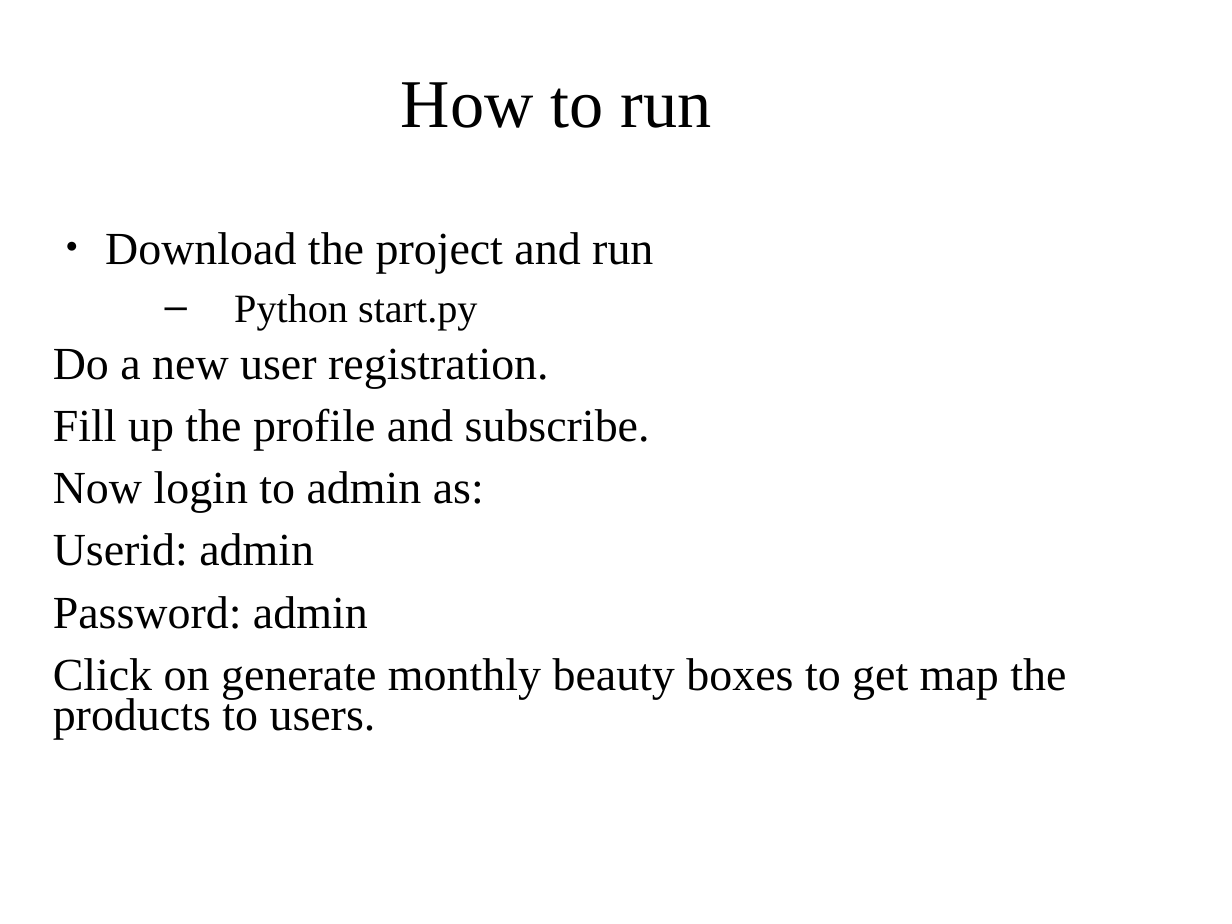
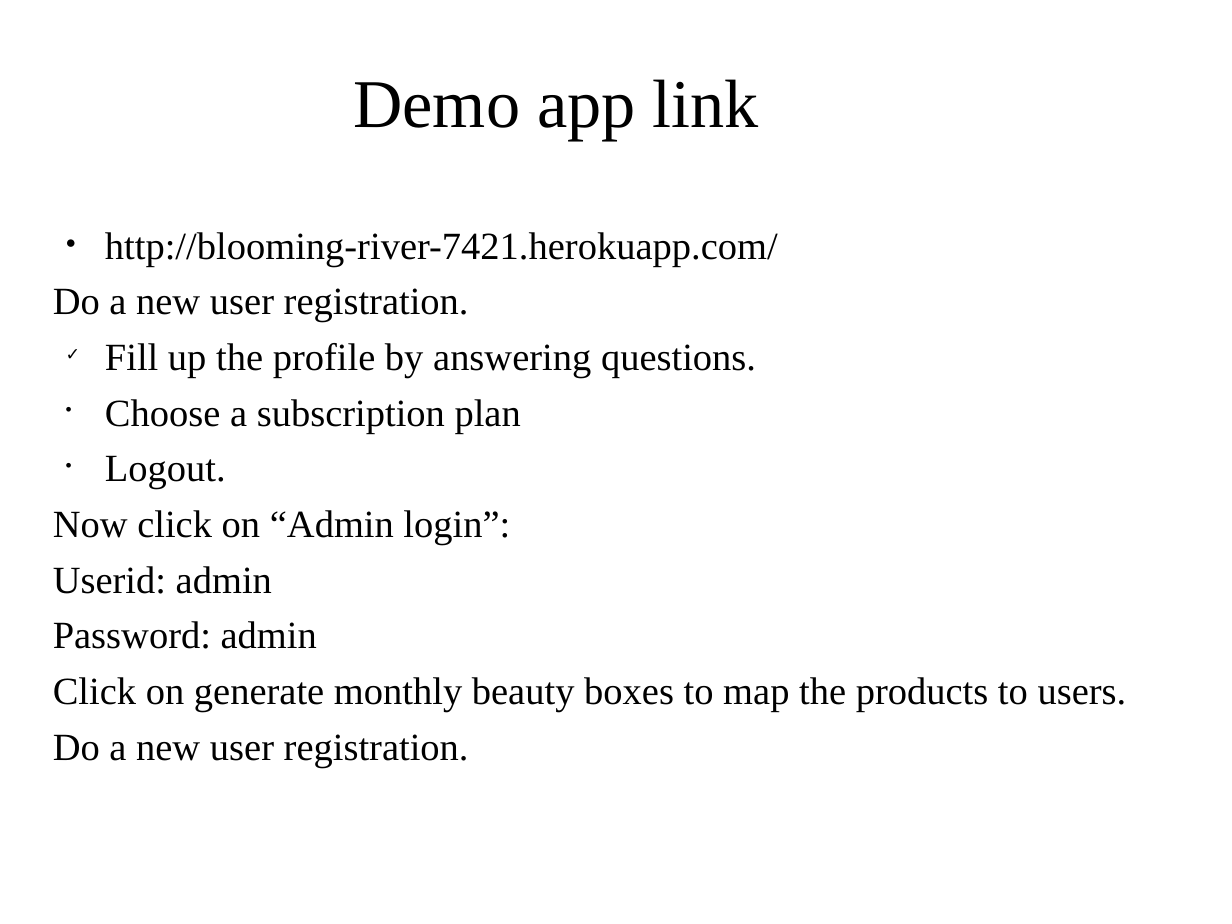
Before and after one commit to archugs/Beauty-Box-India, a slide deck: slide 12 of docs/about.ppt. Drawn at 1232x924 pixels with LibreOffice and Linux fonts; fonts in the diff are those of the drawing; background and template pictures are left out. Boxes give left, top, right and bottom in pixels: in the first picture for what was removed or moved away, otherwise in the second. Text is boxed around its words. In the diff, an @@ line names an element or a change of style, - is before the commit and + after.

```diff
--- a/docs/about.ppt
+++ b/docs/about.ppt
@@ title at [353, 79, 759, 141]: text changed @@
-How to run
+Demo app link
@@ text at [105, 232, 778, 267]: text changed; size 29.6 to 24.8 pt @@
-● Download the project and run
-  – Python start.py
+● http://blooming-river-7421.herokuapp.com/
@@ text at [53, 288, 469, 649]: size 29.6 to 24.8 pt in "Do a new user registration.", "Userid: admin", "Password: admin" @@
@@ text at [53, 343, 756, 545]: text changed; size 29.6 to 24.8 pt @@
-Fill up the profile and subscribe.
-Now login to admin as:
+✓ Fill up the profile by answering questions.
+• Choose a subscription plan
+• Logout.
+Now click on “Admin login”:
@@ text at [53, 677, 1127, 768]: text changed; size 29.6 to 24.8 pt @@
-Click on generate monthly beauty boxes to get map the products to users.
+Click on generate monthly beauty boxes to map the products to users.
+Do a new user registration.
```
Also in this commit, not shown: 1 other slide changed, 2 other files.
